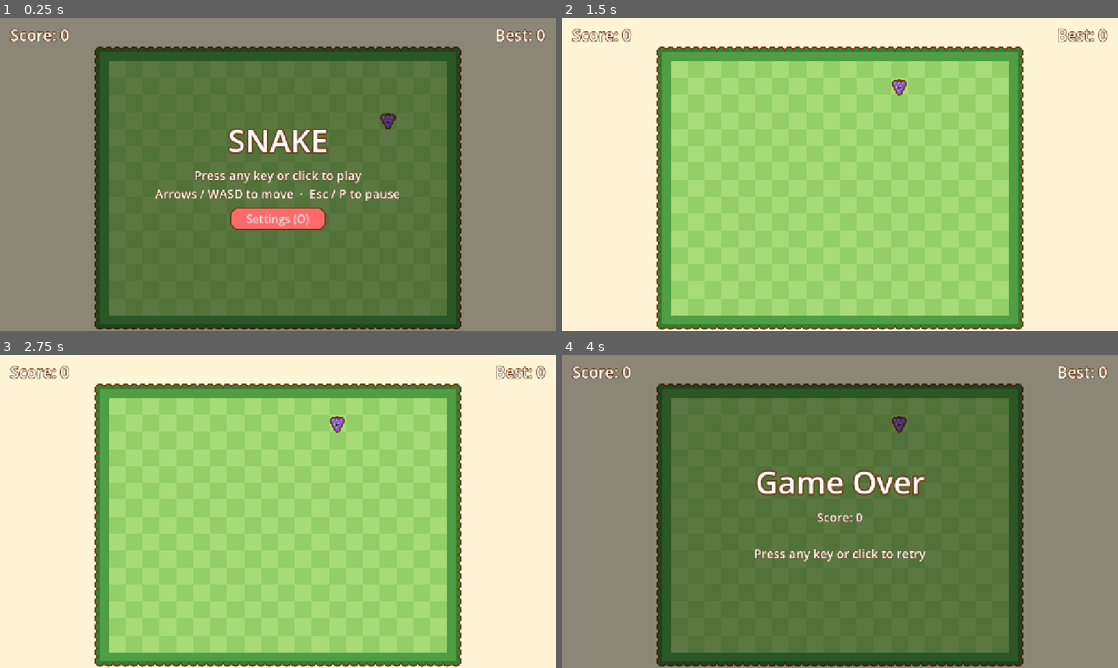
Above: before the commit, frames 1-4 (two rows, left to right).
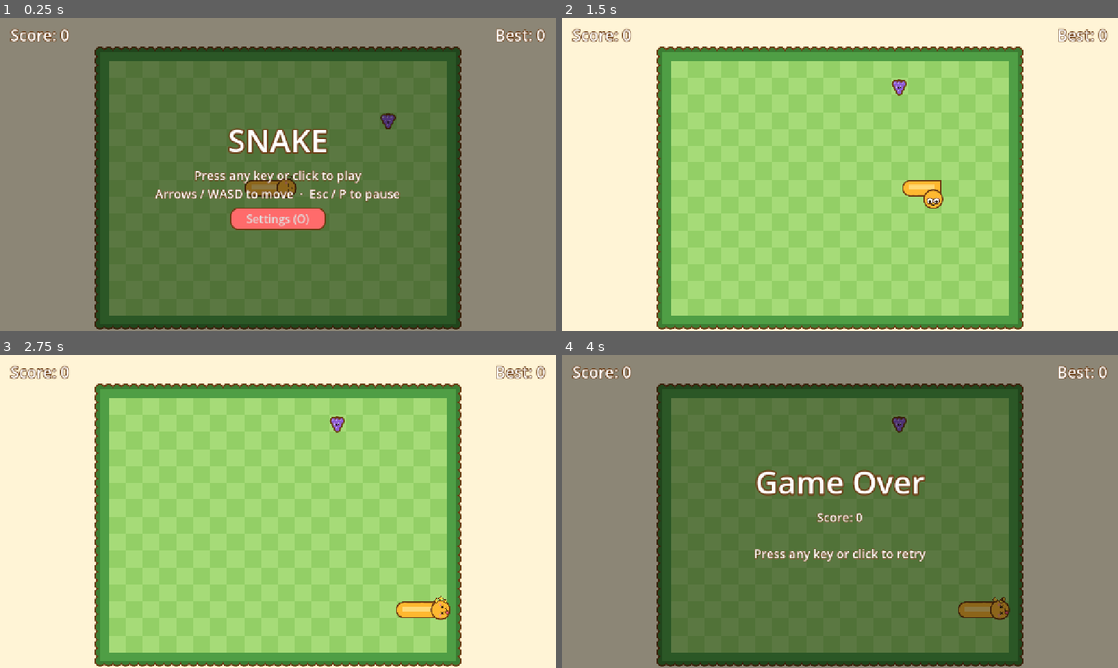
Above: after the commit, the same moments.

Repository: EduardoArthur/SMA
Game: Godot game, scene res://game/game.tscn
Same seed, same stepped clock (60 frames per second), same inputs: the game is played once before the commit and once after it.
Inputs (mouse positions are in pixels of both pictures, inside the frame that each line leads up to):
- Up to frame 1 (0.25 s): no input
- Up to frame 2 (1.5 s): tap Enter at 0.5 s; move the mouse to (962, 158) at 0.52 s; hold Right (move_right) 0.53-1.28 s; click (962, 158) at 0.67 s; move the mouse to (728, 190) at 1.27 s; hold Down (move_down) from 1.28 s (still down)
- Up to frame 3 (2.75 s): move the mouse to (333, 442) at 2.02 s; release Down (move_down) at 2.03 s; hold Right (move_right) from 2.03 s (still down)
- Up to frame 4 (4 s): move the mouse to (812, 574) at 2.77 s; release Right (move_right) at 2.78 s; hold Up (move_up) 2.78-3.53 s; click (812, 574) at 2.92 s; move the mouse to (1006, 558) at 3.52 s; hold Left (move_left) from 3.53 s (still down)

The runs differ from the first frame. In frame 1, 0.4% of the frame differs, in the area x 44-54%, y 50-58%; in frame 2, 0.5%; in frame 3, 0.5%, in the area x 71-81%, y 76-85%; in frame 4, 0.5%.
Error before the commit: Parse Error: There is already a variable named "s" declared in this scope. (res://view/snake_view.gd:262)

Commit message:
Fix parse error

Diff:
--- a/snake-godot/view/snake_view.gd
+++ b/snake-godot/view/snake_view.gd
@@ -182,10 +182,10 @@
 	elif dir == Vector2i.DOWN:
 		angle = PI / 2.0
 	# Eating squash: flattens along the heading, then wobbles back (about 0.3 s).
-	var s := 0.0
+	var squash := 0.0
 	if _squash_t >= 0.0:
-		s = exp(-_squash_t * 14.0) * cos(_squash_t * 28.0)
-	draw_set_transform(head, angle, flip * Vector2(1.0 - 0.25 * s, 1.0 + 0.25 * s))
+		squash = exp(-_squash_t * 14.0) * cos(_squash_t * 28.0)
+	draw_set_transform(head, angle, flip * Vector2(1.0 - 0.25 * squash, 1.0 + 0.25 * squash))
 
 	draw_circle(Vector2.ZERO, r + o, Palette.OUTLINE, true, -1.0, true)
 	draw_circle(Vector2.ZERO, r, Palette.SNAKE_BODY, true, -1.0, true)
